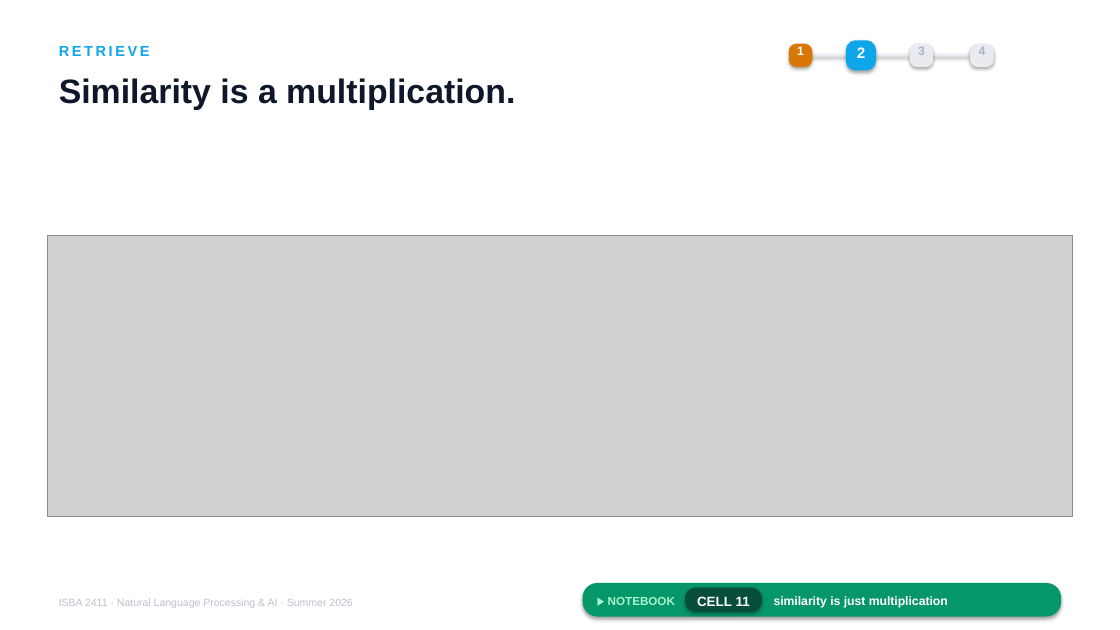
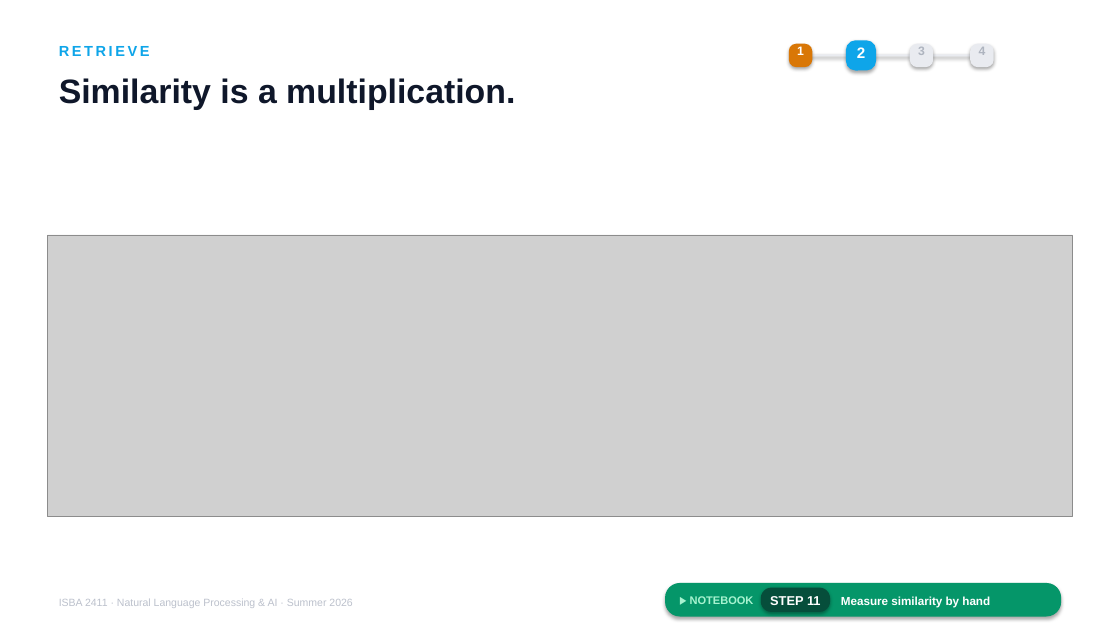
Before and after one commit to JulesMalin/isba2411-nlp, a slide deck: slide 12 of Week 7/L13_Support_Copilot.pptx. Drawn at 1120x630 pixels with LibreOffice and Linux fonts; fonts in the diff are those of the drawing; grey boxes stand for pictures. Boxes give left, top, right and bottom in pixels: in the first picture for what was removed or moved away, otherwise in the second. Text is boxed around its words. In the diff, an @@ line names an element or a change of style, - is before the commit and + after.

```diff
--- a/Week 7/L13_Support_Copilot.pptx
+++ b/Week 7/L13_Support_Copilot.pptx
@@ rounded rectangle: place and size @@
-rounded rectangle at (582,583,1061,617)
+rounded rectangle at (665,583,1062,617)
@@ text "▶ NOTEBOOK": place and size @@
-text "▶ NOTEBOOK" at (608,597,675,605)
+text "▶ NOTEBOOK" at (690,596,754,604)
@@ text "▶ NOTEBOOK" at (690,596,754,604): size 10 to 9.5 pt @@
@@ rounded rectangle: place and size @@
-rounded rectangle at (685,588,761,613)
+rounded rectangle at (761,588,830,613)
@@ text at (770,596,821,605): text changed; size 11.5 to 11 pt @@
-CELL 11
+STEP 11
@@ text at (841,596,990,608): text changed; size 10.5 to 10 pt @@
-similarity is just multiplication
+Measure similarity by hand
```
Also in this commit, not shown: 16 other slides changed.
